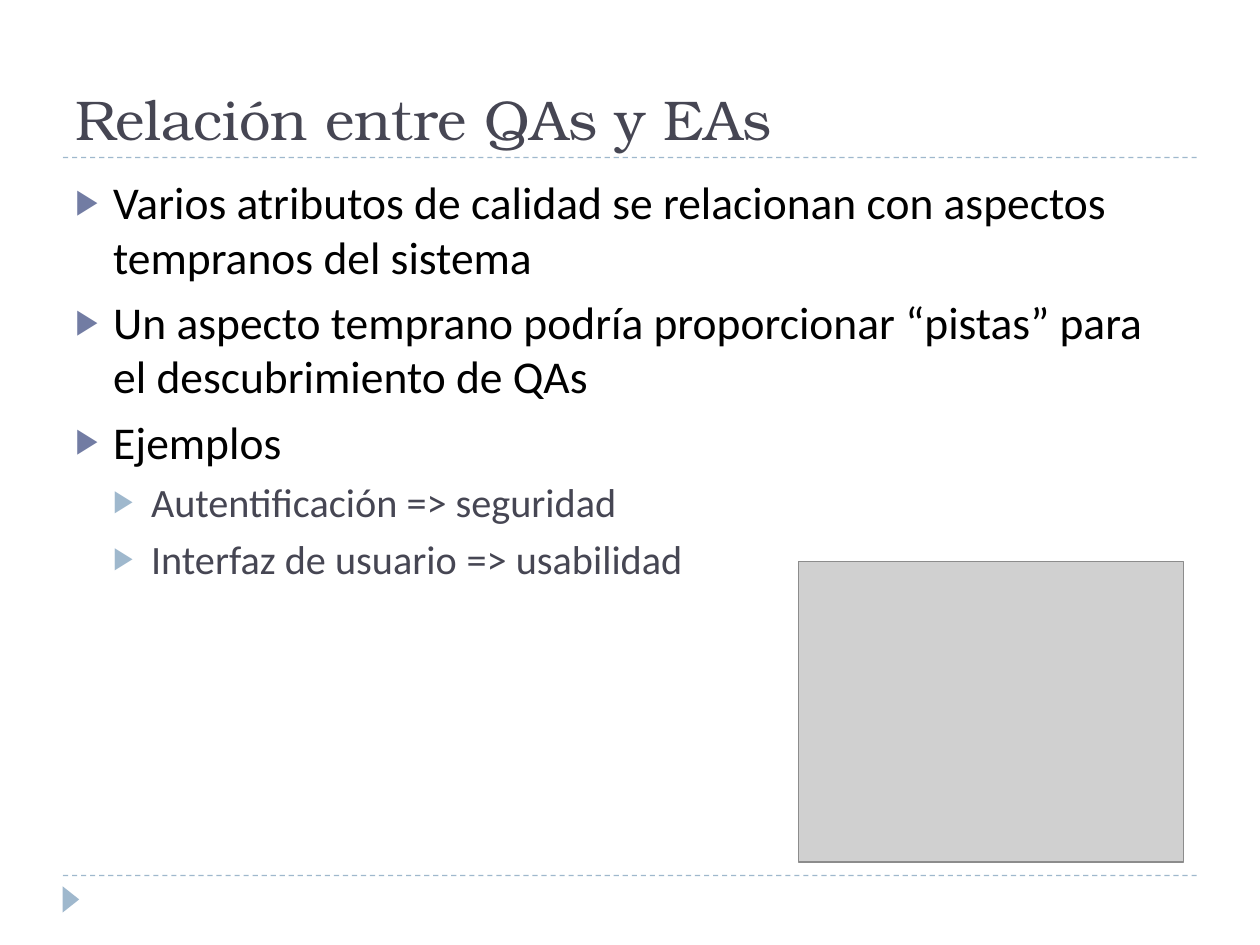
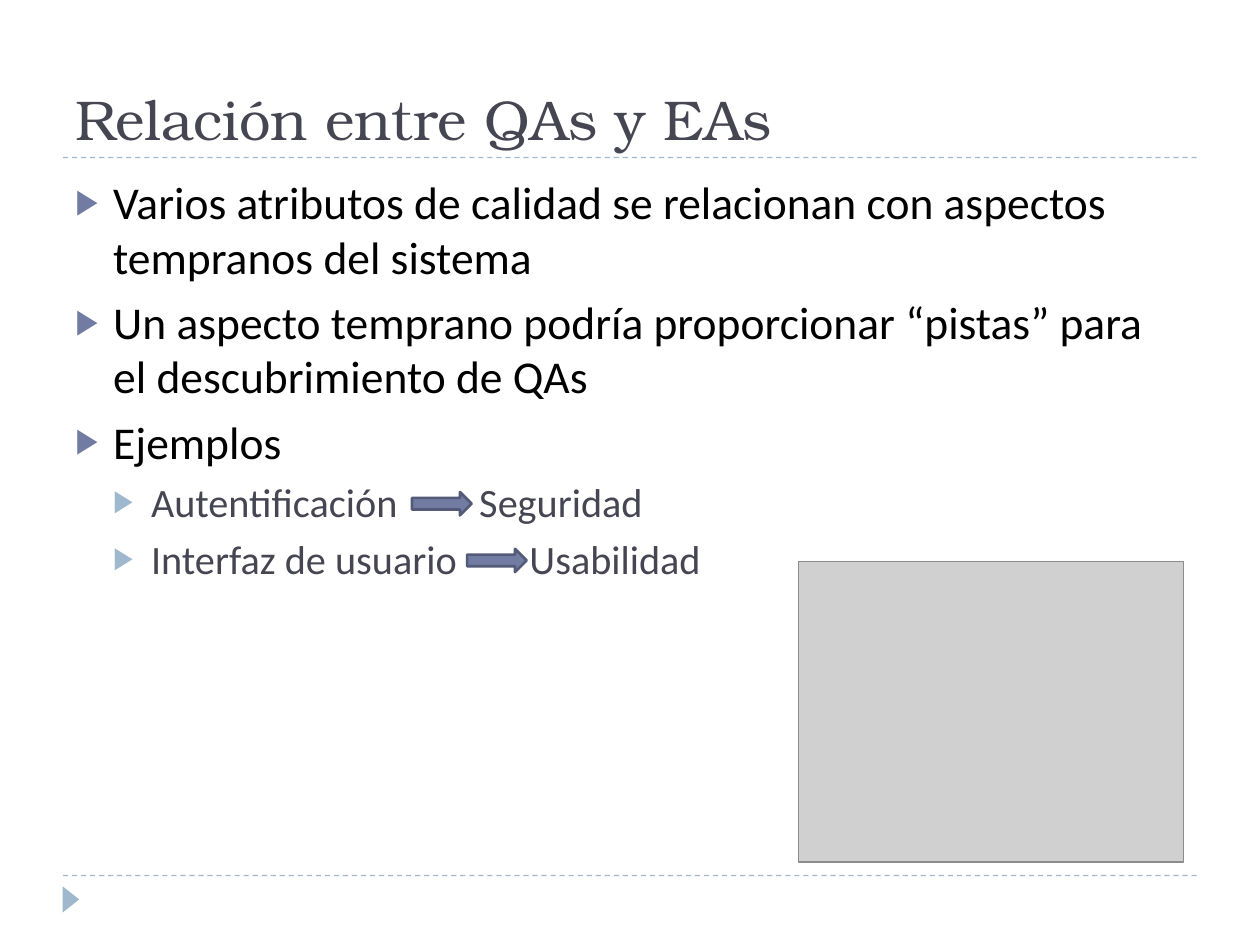
Before and after one commit to alejandrorago/qatesis2, a slide deck: slide 9 of Capitulos Finales/Filminas.pptx. Drawn at 1260x945 pixels with LibreOffice and Linux fonts; fonts in the diff are those of the drawing; grey boxes stand for pictures. Boxes give left, top, right and bottom in pixels: in the first picture for what was removed or moved away, otherwise in the second. Text is boxed around its words. In the diff, an @@ line names an element or a change of style, - is before the commit and + after.

```diff
--- a/Capitulos Finales/Filminas.pptx
+++ b/Capitulos Finales/Filminas.pptx
@@ text at bbox=[151, 489, 700, 575]: text changed @@
-  ▶ Autentificación => seguridad
-  ▶ Interfaz de usuario => usabilidad
+  ▶ Autentificación Seguridad
+  ▶ Interfaz de usuario Usabilidad
@@ right arrow added at bbox=[412, 493, 471, 517], fill #727CA3, outline #545C79 1.5 pt @@
@@ right arrow added at bbox=[467, 549, 527, 573], fill #727CA3, outline #545C79 1.5 pt @@
```
Also in this commit, not shown: 20 other slides changed, 5 slides added, 4 slides removed.
